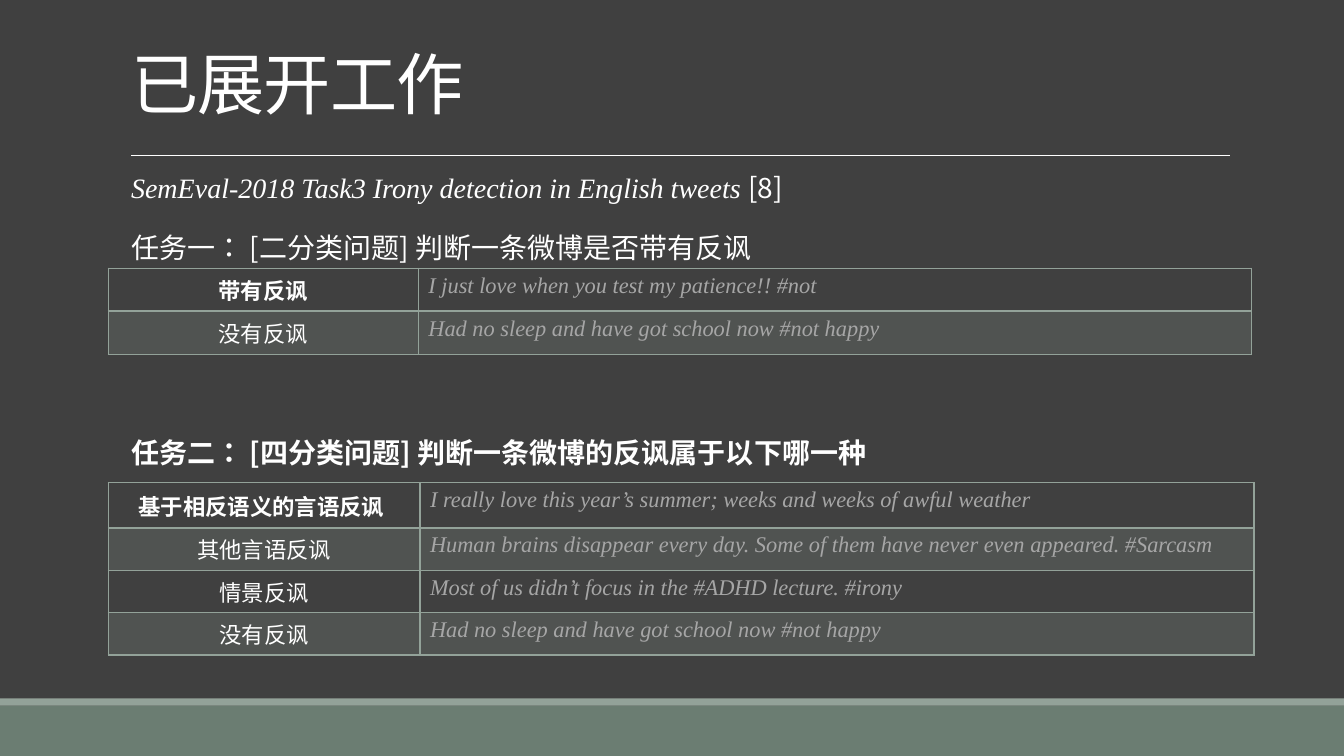
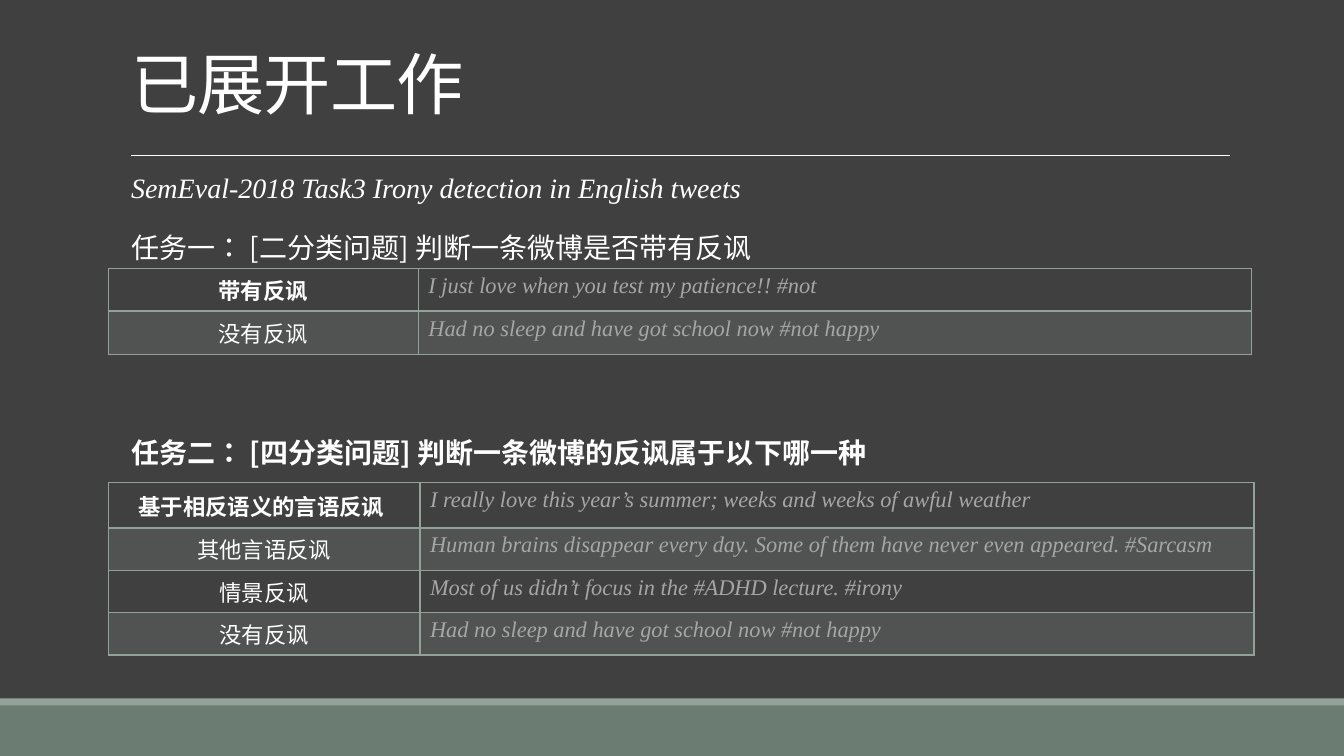
Before and after one commit to liangxh/grad2019, a slide deck: slide 16 of 计研163_梁锡豪_2016211014_基于多步決策的情感识别.pptx. Drawn at 1344x756 pixels with LibreOffice and Linux fonts; fonts in the diff are those of the drawing. Boxes give left, top, right and bottom in pixels: in the first picture for what was removed or moved away, otherwise in the second. Text is boxed around its words. In the diff, an @@ line names an element or a change of style, - is before the commit and + after.

```diff
--- a/计研163_梁锡豪_2016211014_基于多步決策的情感识别.pptx
+++ b/计研163_梁锡豪_2016211014_基于多步決策的情感识别.pptx
@@ text at [131, 178, 741, 203]: text changed @@
-  SemEval-2018 Task3 Irony detection in English tweets [8]
+  SemEval-2018 Task3 Irony detection in English tweets
```
Also in this commit, not shown: 5 other slides changed, 10 slides added, 2 slides removed, 4 other files.
